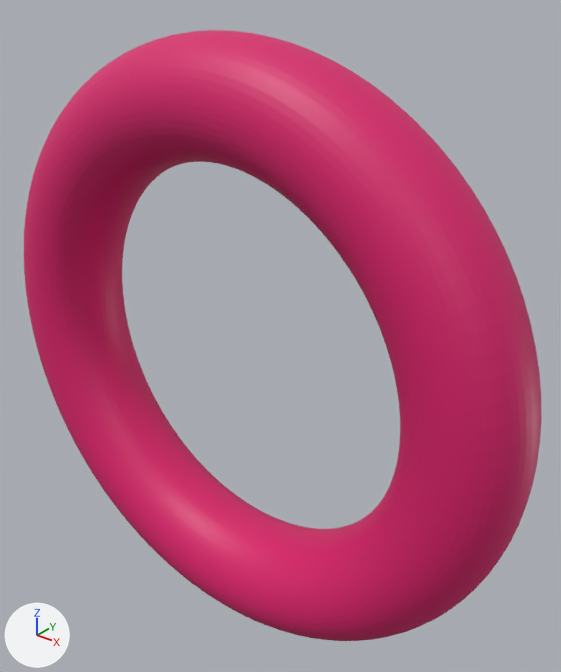
Renders of the glTF model assets/torus_grid_sweep/torus_R7_r4.glb from each side of a commit.
The view is the same before and after, from a 50 mm lens placed at (23.6, -25.9, 18.3), pointed at (1.4, 1.8, 1.1). The lights are fixed; the arrows at lower left show +X, +Y and +Z. The first picture is the older version. Where no turn or scale is listed for an object, it has been applied to the vertices.

The scene before the commit, as lines of its bpy script (objects in view):
```python
me_geometry_0 = bpy.data.meshes.new('geometry_0')
me_geometry_0.from_pydata(...)  # 5000 vertices, 10000 faces; spans x -15.6..15.6, y -2.8..2.8, z -15.6..15.6
me_geometry_0.materials.append(mat_defaultmaterial)
ob_geometry_0 = bpy.data.objects.new('geometry_0', me_geometry_0)
ob_geometry_0.location = (0.0, 0.0, 0.0)
```
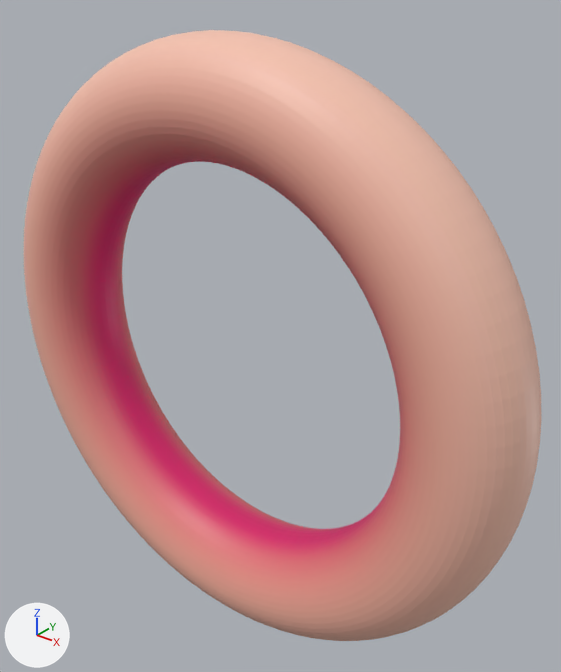
What differs and where, as boxes [x1, y1, x2, y2] in the pictures (561 x 672 px):
part 1 of me_geometry_0, recoloured (pink to beige): [24, 30, 541, 641] in both
part 2 of me_geometry_0, recoloured (lighter): [28, 93, 449, 624] in both

The change in detail:
me_geometry_0 has 5000 vertices, 10000 faces and spans x -15.6..15.6, y -2.8..2.8, z -15.6..15.6.
me_geometry_0 is used by ob_geometry_0; location (0.0, 0.0, 0.0).
me_geometry_0 part 1: 4400 faces centred in x -15.5..15.5, y -2.7..2.7, z -15.5..15.5 are repainted in the vertex colours; the middle colour goes from pink #da1c6c to beige #f8c1ae.
me_geometry_0 part 2: 5200 faces centred in x -13.2..13.2, y -2.8..2.8, z -13.2..13.2 are repainted in the vertex colours; the middle colour goes from pink #da1c6c to pink #e98f86.
